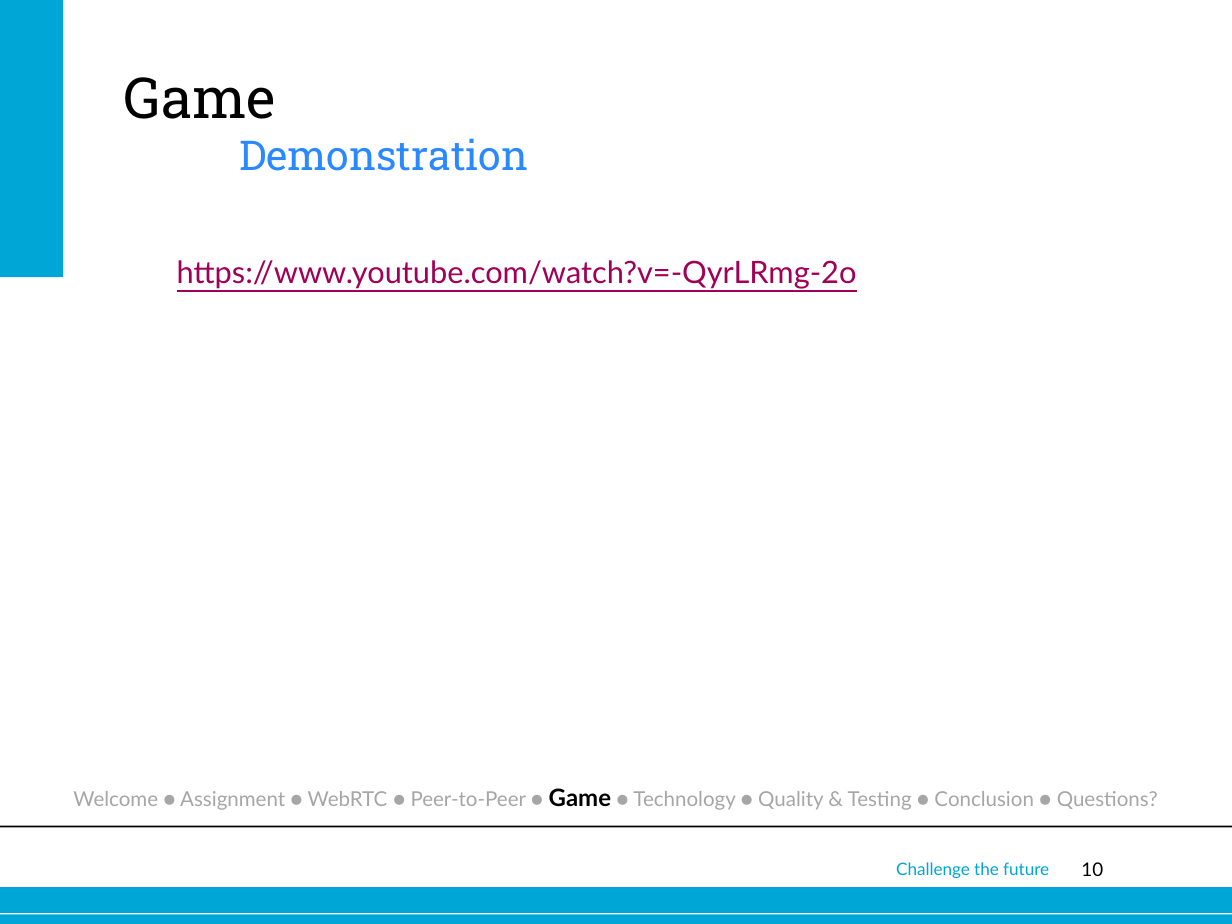
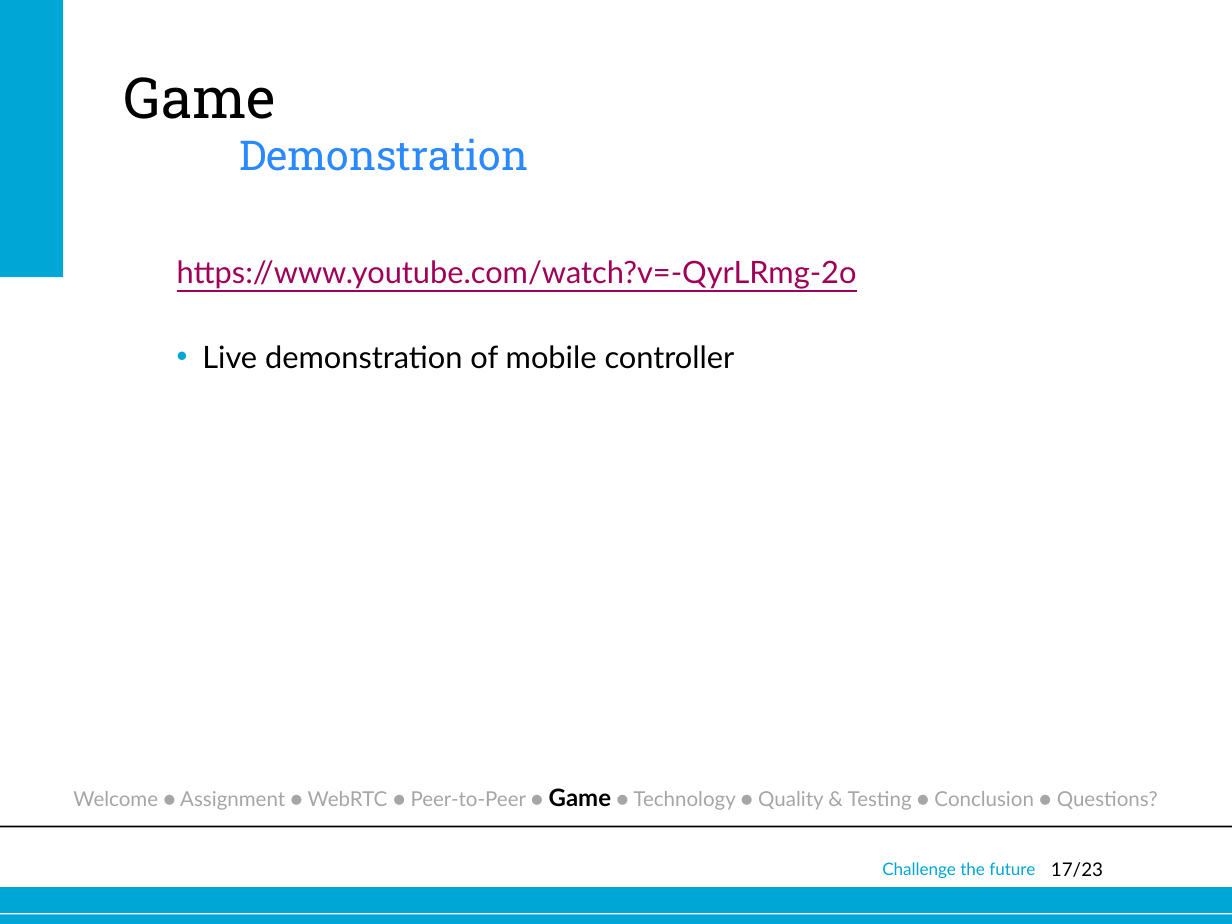
Before and after one commit to joostverdoorn/webrtc, a slide deck: slide 17 of documents/Eindpresentatie/webrtc.pptx (slide 10 before the commit). Drawn at 1232x924 pixels with LibreOffice and Linux fonts; fonts in the diff are those of the drawing; background and template pictures are left out. Boxes give left, top, right and bottom in pixels: in the first picture for what was removed or moved away, otherwise in the second. Text is boxed around its words. In the diff, an @@ line names an element or a change of style, - is before the commit and + after.

```diff
--- a/documents/Eindpresentatie/webrtc.pptx
+++ b/documents/Eindpresentatie/webrtc.pptx
@@ text at <box>202,345,735,369</box>: paragraph added @@
+  • Live demonstration of mobile controller
@@ text "Challenge the future": place and size @@
-text "Challenge the future" at <box>896,862,1049,878</box>
+text "Challenge the future" at <box>882,862,1035,878</box>
@@ page number at <box>1051,862,1103,877</box>: text changed @@
-10
+17/23
```
Also in this commit, not shown: 15 other slides changed, 7 slides added.
